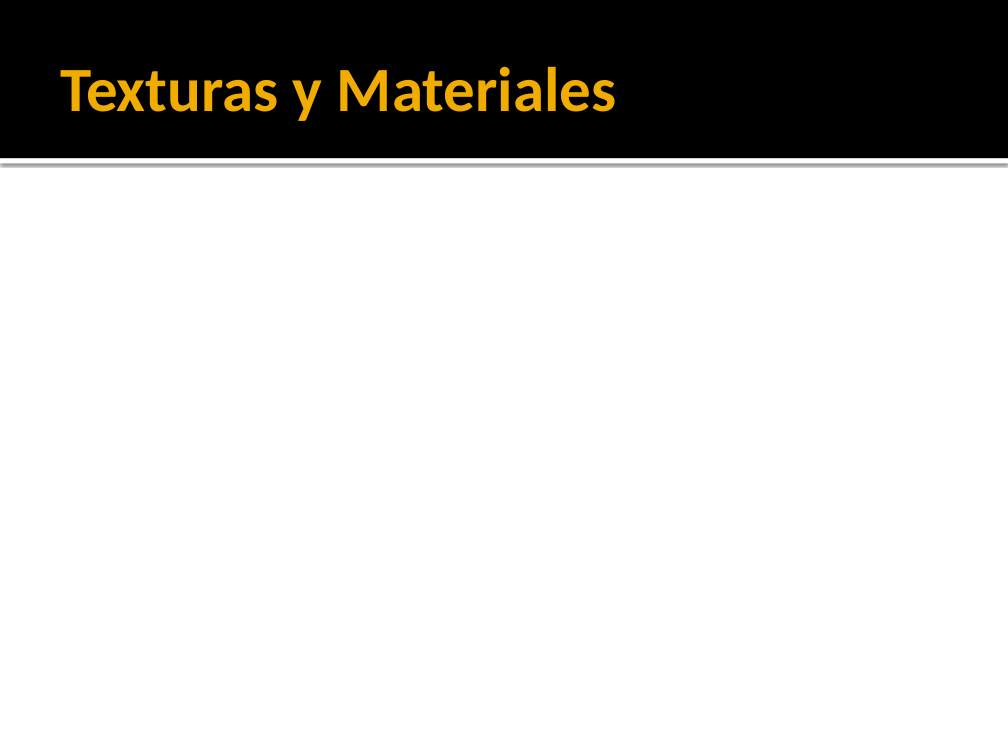
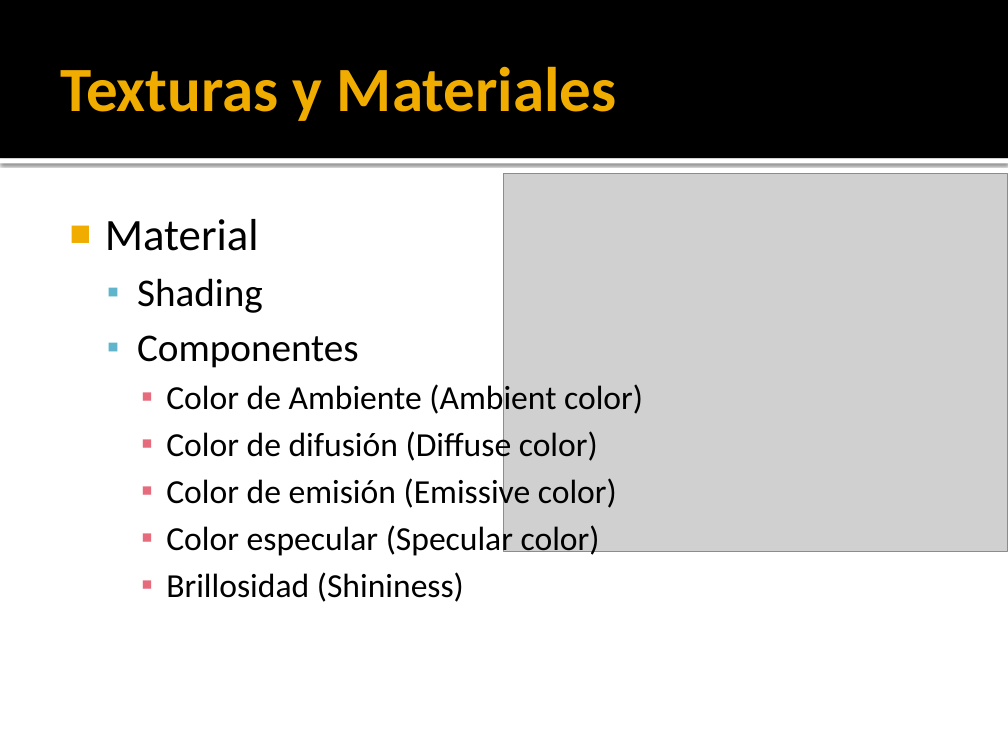
Before and after one commit to kringol/java3dengine, a slide deck: slide 19 of teoria/j3dEngine_chapter2.pptx. Drawn at 1008x756 pixels with LibreOffice and Linux fonts; fonts in the diff are those of the drawing; grey boxes stand for pictures. Boxes give left, top, right and bottom in pixels: in the first picture for what was removed or moved away, otherwise in the second. Text is boxed around its words. In the diff, an @@ line names an element or a change of style, - is before the commit and + after.

```diff
--- a/teoria/j3dEngine_chapter2.pptx
+++ b/teoria/j3dEngine_chapter2.pptx
@@ picture added at (x1=504, y1=173, x2=1008, y2=551) @@
@@ text added at (x1=105, y1=219, x2=643, y2=602), 24 pt, text #000000 @@
+■ Material
+  ▪ Shading
+  ▪ Componentes
+    ▪ Color de Ambiente (Ambient color)
+    ▪ Color de difusión (Diffuse color)
+    ▪ Color de emisión (Emissive color)
+    ▪ Color especular (Specular color)
+    ▪ Brillosidad (Shininess)
```
Also in this commit, not shown: 1 other slide changed, 3 slides added, 1 slide removed.
